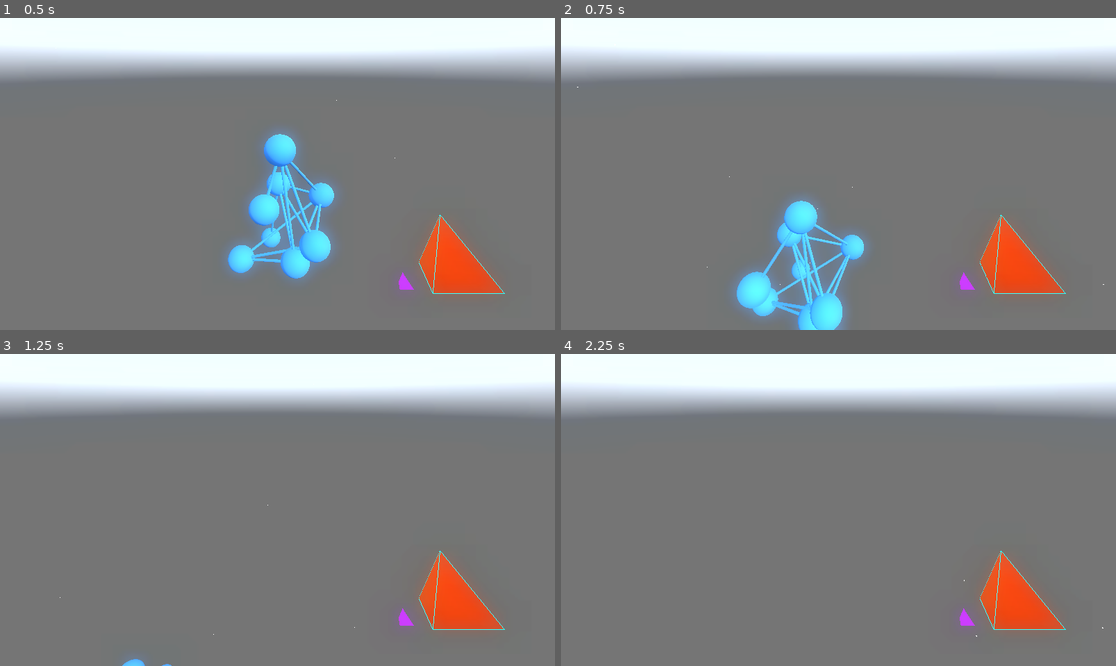
Above: before the commit, frames 1-4 (two rows, left to right).
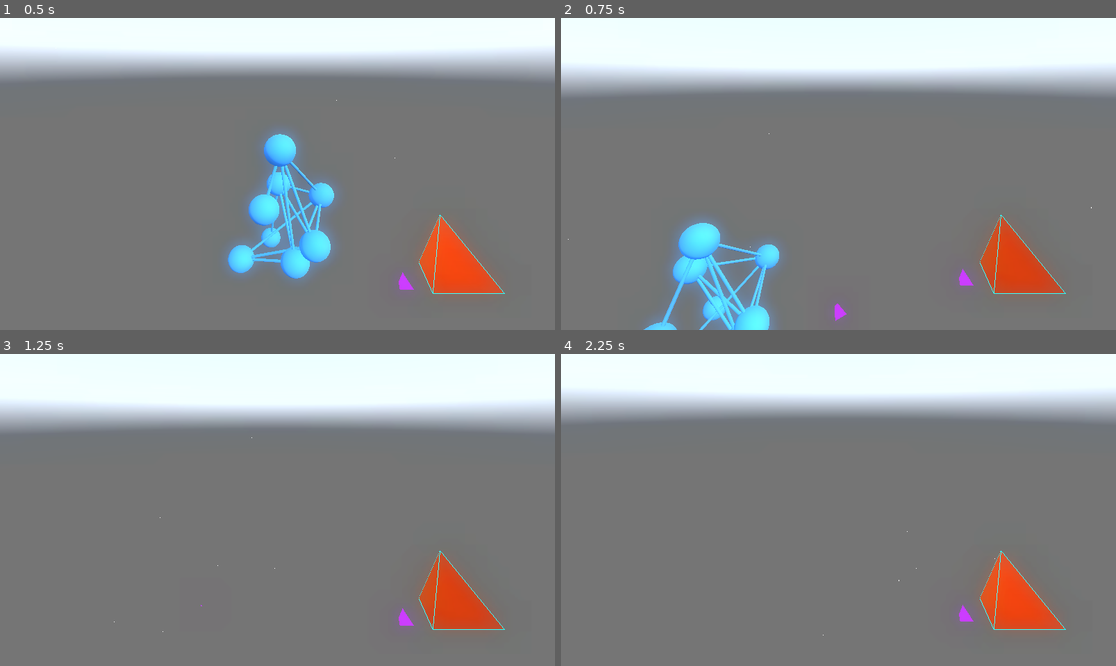
Above: after the commit, the same moments.

Repository: Zaffer/rulial_space
Game: Godot game, scene res://main.tscn
Same seed, same stepped clock (60 frames per second), same inputs: the game is played once before the commit and once after it. A sky picture missing from this copy of the repository is replaced by a grey-blue gradient.
Inputs (mouse positions are in pixels of both pictures, inside the frame that each line leads up to):
- Up to frame 1 (0.5 s): no input
- Up to frame 2 (0.75 s): tap Enter (ui_accept) at 0.5 s; move the mouse to (960, 158) at 0.52 s; hold D from 0.53 s (still down); hold E from 0.53 s (still down); click (960, 158) at 0.67 s
- Up to frame 3 (1.25 s): keep holding D; keep holding E; tap Enter (ui_accept) at 0.77 s
- Up to frame 4 (2.25 s): move the mouse to (810, 510) at 1.27 s; release D at 1.28 s; release E at 1.28 s; hold W from 1.28 s (still down); tap Q at 1.35 s; click (810, 510) at 1.42 s; tap Enter (ui_accept) at 1.52 s; move the mouse to (849, 503) at 2.02 s; hold Shift from 2.03 s (still down); click (849, 503) at 2.17 s

Frame 1 is identical in both runs. In frame 2, 22% of the frame differs, in the area x 0-100%, y 11-100%; in frame 3, 13%; in frame 4, 6.1%.

Commit message:
Enhance input handling: prioritize mobile events and block keyboard/mouse input when mobile is active

Diff:
--- a/player/input/input_manager.gd
+++ b/player/input/input_manager.gd
@@ -84,14 +84,16 @@
 func handle_input_event(event: InputEvent) -> void:
 	# Route input events to appropriate handlers (when they exist)
 
+	# Always let mobile handler process touch events first
 	if mobile_handler:
 		mobile_handler.handle_input_event(event)
-	else:
-		if keyboard_mouse_handler: # Block all mouse input on mobile platform
+
+	# Only allow keyboard/mouse if mobile is not currently active (has no touches)
+	if not is_mobile_active:
+		if keyboard_mouse_handler:
 			keyboard_mouse_handler.handle_input_event(event)
 		if controller_handler:
 			controller_handler.handle_input_event(event)
-
 
 func _update_mobile_priority() -> void:
 	# Check if mobile input is currently active
